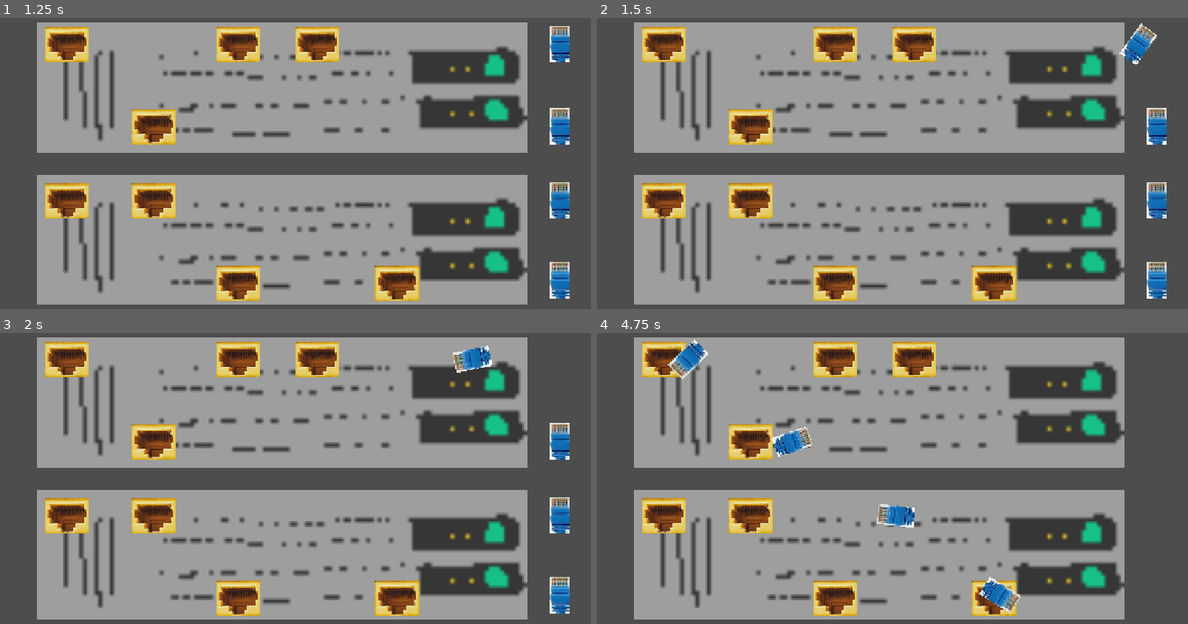
Above: before the commit, frames 1-4 (two rows, left to right).
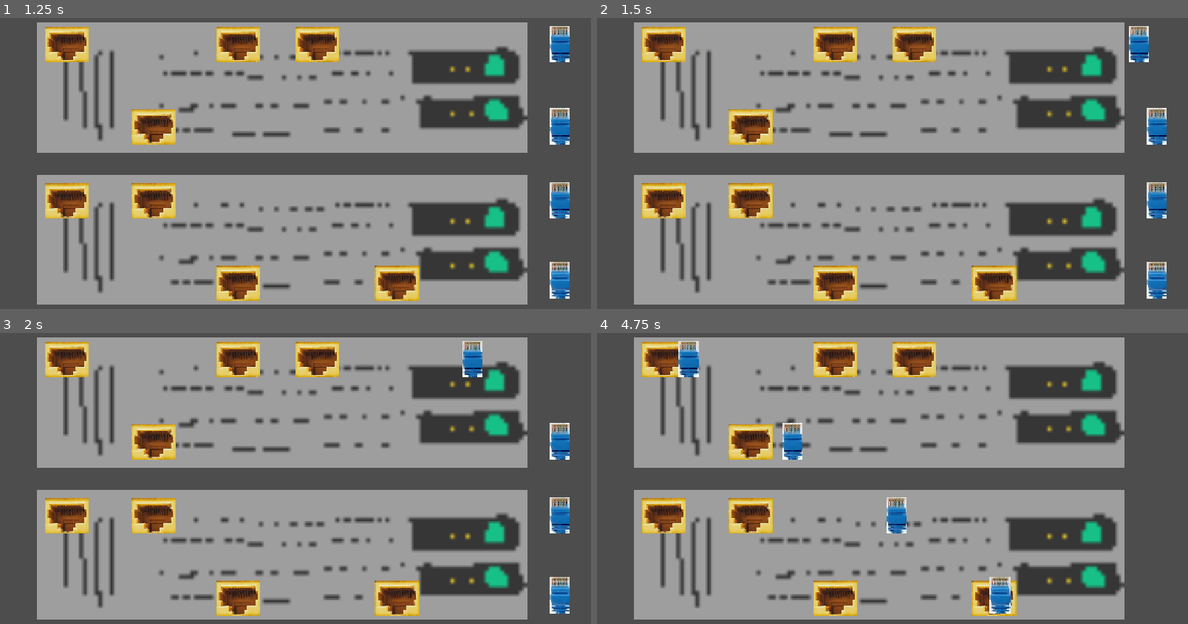
Above: after the commit, the same moments.

Repository: KeaganErasmus/Clod-Godo-Wild-Jam-99
Game: Godot game, scene res://Scenes/Plugging/plugging.tscn
The game is run twice, just before and just after one commit, with the same random seed, the same clock (stepped at 60 frames per second) and the same inputs. The project has no main scene, so this scene is started directly.
Inputs (mouse positions are in pixels of both pictures, inside the frame that each line leads up to):
- Up to frame 1 (1.25 s): tap Enter at 0.5 s; move the mouse to (425, 148) at 0.52 s; hold D (move_right) from 0.53 s (still down); hold Space (magnetize) from 0.53 s (still down)
- Up to frame 2 (1.5 s): move the mouse to (774, 183) at 1.27 s; release D (move_right) at 1.28 s; release Space (magnetize) at 1.28 s; hold S (move_down) from 1.28 s (still down); tap 1 (num_1) at 1.35 s
- Up to frame 3 (2 s): keep holding S (move_down)
- Up to frame 4 (4.75 s): move the mouse to (951, 408) at 2.02 s; release S (move_down) at 2.03 s; hold D (move_right) 2.03-2.78 s; tap one key every 0.75 s from 2.1 s: 2 (num_2) 3 (num_3) 4 (num_4) X; move the mouse to (862, 548) at 2.77 s; hold W (move_up) 2.78-3.53 s; move the mouse to (1069, 530) at 3.52 s; hold A (move_left) from 3.53 s (still down); move the mouse to (715, 431) at 4.27 s

Frame 1 is identical in both runs. In frame 2, 0.4% of the frame differs, in the area x 88-95%, y 1-16%; in frame 3, 0.5%; in frame 4, 1.9%, in the area x 12-72%, y 2-97%.

Commit message:
feat(): start of adding "cable" drawing
also fixed a bug where collision shapes were on when they weren't
supposed to be

Diff:
--- a/Scenes/Plugging/eth_head.gd
+++ b/Scenes/Plugging/eth_head.gd
@@ -14,28 +14,10 @@
 func _process(delta: float) -> void:
 	if is_active and !clicked_in:
 		position.x -= speed
-		rotate(15)
+		#rotate(15)
 
 func set_active_state(state: bool) -> void:
 	is_active = state
-
-func move_head(dir: Types.Direction, speed: int) -> void:
-	if clicked_in or !is_active:
-		return
-
-	match dir:
-		Types.Direction.LEFT:
-			rotate(15)
-			position.x -= speed
-		Types.Direction.RIGHT:
-			rotate(15)
-			position.x += speed
-		Types.Direction.UP:
-			rotate(15)
-			position.y -= speed
-		Types.Direction.DOWN:
-			rotate(15)
-			position.y += speed
 
 func click_in() -> bool:
 	if can_be_clicked_in:
@@ -45,8 +27,10 @@
 	return false
 
 func _on_area_2d_area_entered(area: Area2D) -> void:
+	print("can be clicked in")
 	can_be_clicked_in = true
 
 
 func _on_area_2d_area_exited(area: Area2D) -> void:
+	print("cant be clicked in")
 	can_be_clicked_in = false
--- a/Scenes/Plugging/eth_port.gd
+++ b/Scenes/Plugging/eth_port.gd
@@ -5,13 +5,11 @@
 
 # Called when the node enters the scene tree for the first time.
 func _ready() -> void:
-	$".".hide()
-
-# Called every frame. 'delta' is the elapsed time since the previous frame.
-func _process(_delta: float) -> void:
-	pass
+	hide()
+	$Area2D/CollisionShape2D.disabled = true
 
 func set_state(state: bool):
 	is_active = state
 	if state:
-		$".".show()
+		show()
+		$Area2D/CollisionShape2D.disabled = false
--- a/Scenes/Plugging/plugging.gd
+++ b/Scenes/Plugging/plugging.gd
@@ -19,13 +19,17 @@
 @onready var top_ports = $PortsTop.get_children()
 @onready var bot_ports = $PortsBot.get_children()
 
+@onready var line1 = $Line2D
+
 # Called when the node enters the scene tree for the first time.
 func _ready() -> void:
 	set_active_ports()
-	#reset_all_head_positions()
 	heads = $EthHeads.get_children()
 
-	print(top_ports[0].position)
+	line1.clear_points()
+	line1.add_point($EthHeads/EthHead4.position, 0)
+	line1.add_point($EthHeads/EthHead.position, 1)
+
 
 # Called every frame. 'delta' is the elapsed time since the previous frame.
 func _process(_delta: float) -> void:
@@ -75,7 +79,6 @@
 	used.clear()
 	active_ports = 0
 
-
 	for port in bot_ports:
 		index = randi_range(0, bot_ports.size() - 1)
 
@@ -114,4 +117,5 @@
 		head.position = starting_positions[3]
 
 func draw_connections():
-	draw_line(top_ports[0].position, bot_ports[0].position, Color.BLACK)
+	line1.set_point_position(0, $EthHeads/EthHead4.position)
+	line1.set_point_position(1, $EthHeads/EthHead.position)
--- a/Scenes/Plugging/plugging.tscn
+++ b/Scenes/Plugging/plugging.tscn
@@ -4,9 +4,17 @@
 [ext_resource type="PackedScene" uid="uid://6yp41ffkcg4w" path="res://Scenes/Plugging/eth_port.tscn" id="2_l8es7"]
 [ext_resource type="Texture2D" uid="uid://1kbbx00x511m" path="res://Scenes/stacking/art/server.png" id="3_kse2n"]
 [ext_resource type="PackedScene" uid="uid://17i6ahp7p813" path="res://Scenes/Plugging/eth_head.tscn" id="4_fqgmi"]
+[ext_resource type="Texture2D" uid="uid://b2kjaiedryujr" path="res://Scenes/stacking/art/chain link.png" id="5_tjg8o"]
 
 [node name="Plugging" type="Node2D" unique_id=104426079]
 script = ExtResource("1_3a612")
+
+[node name="Line2D" type="Line2D" parent="." unique_id=1443917387]
+position = Vector2(1206, 607)
+scale = Vector2(1, 0.39999998)
+texture = ExtResource("5_tjg8o")
+
+[node name="Line" type="Node" parent="." unique_id=1785607675]
 
 [node name="PortsTop" type="Node" parent="." unique_id=203587596]
 
@@ -119,7 +127,3 @@
 position = Vector2(611, 518)
 scale = Vector2(8.2890625, 8.8125)
 texture = ExtResource("3_kse2n")
-
-[node name="Line2D" type="Line2D" parent="." unique_id=1443917387]
-position = Vector2(1213, 606)
-scale = Vector2(1, 0.39999998)
